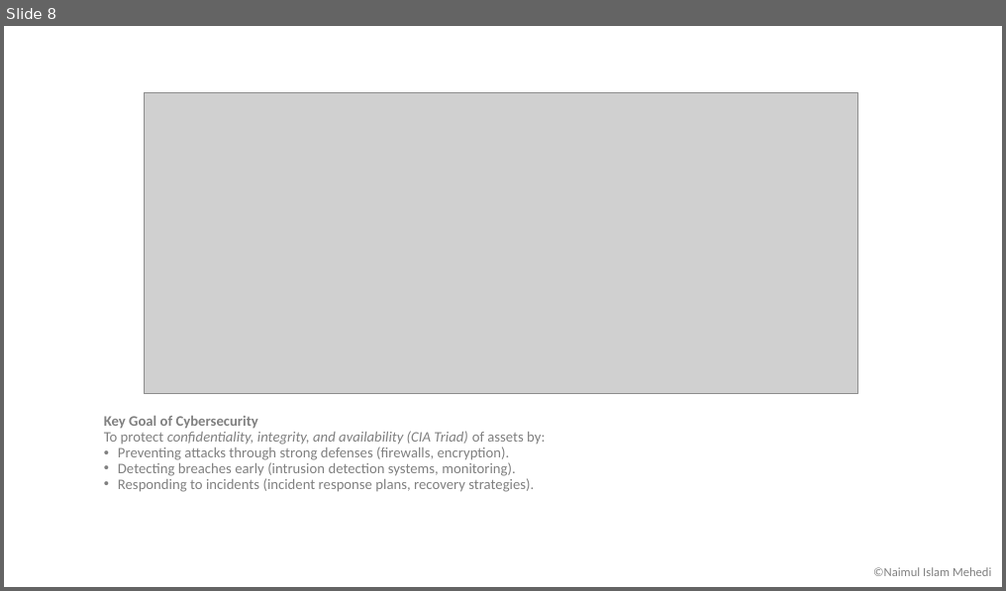
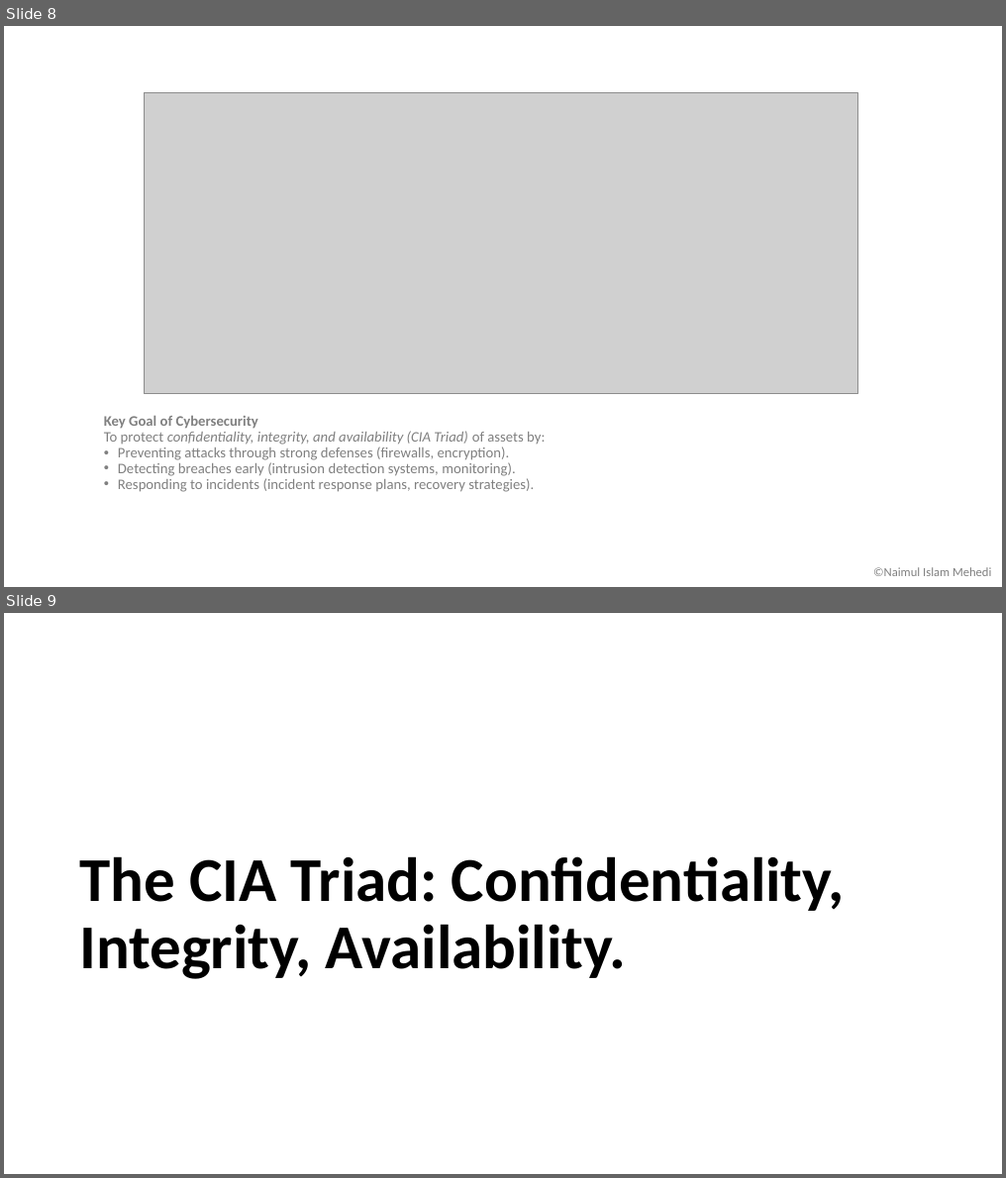
Before and after one commit to MehediAndInterface/Cyber-Security, a slide deck: Module 1 - Introduction to Cybersecurity/1. Introduction to Cybersecurity.pptx. Shown one above the other, each under a label of ours: slide 8 before the commit, slides 8 and 9 after it. The pictures are 1006x591 and 1006x1178 pixels, drawn with LibreOffice and Linux fonts; fonts in the diff are those of the drawing; grey boxes stand for pictures. Boxes give left, top, right and bottom in pixels: in the first picture for what was removed or moved away, otherwise in the second. Text is boxed around its words. In the diff, an @@ line names an element or a change of style, - is before the commit and + after.

```diff
--- a/Module 1 - Introduction to Cybersecurity/1. Introduction to Cybersecurity.pptx
+++ b/Module 1 - Introduction to Cybersecurity/1. Introduction to Cybersecurity.pptx
@@ slide 9 added at box(4, 613, 1002, 1174), background #FFFFFF @@
@@ title added at box(79, 857, 845, 979), 60 pt, text #000000, bold @@
+The CIA Triad: Confidentiality, Integrity, Availability.
```
Also in this commit, not shown: 13 other slides added, 4 other files.
